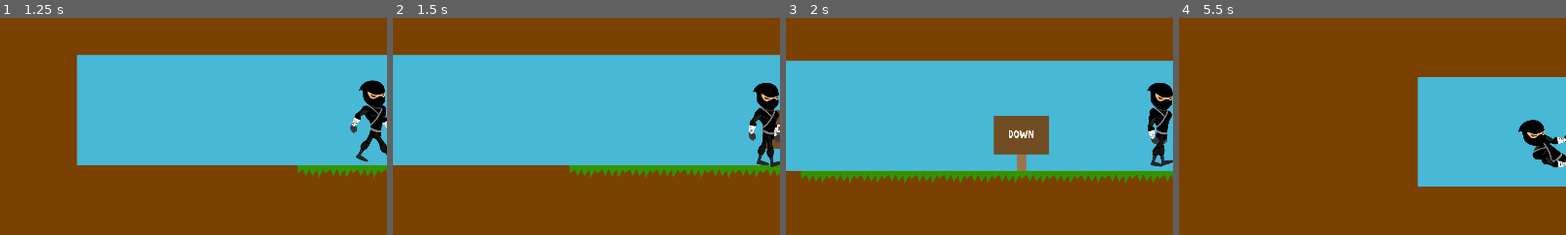
Above: before the commit, frames 1-4 (left to right).
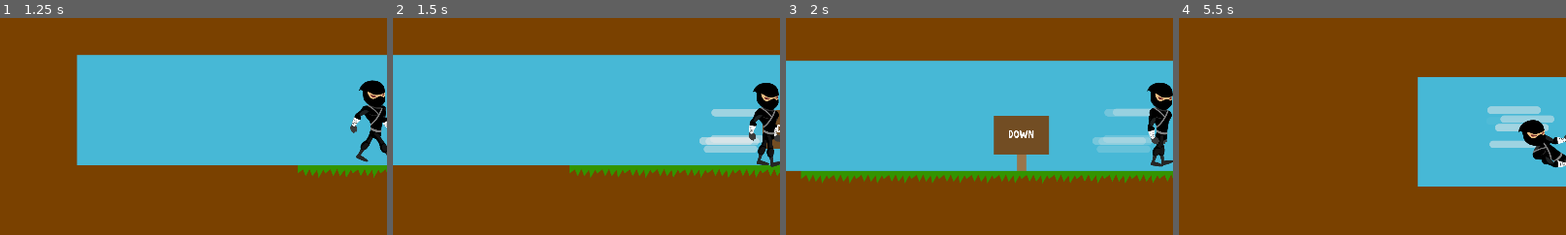
Above: after the commit, the same moments.

Repository: nathangranet/aoe_2020
Game: Godot game, scene res://scene/menu/MainMenu.tscn
Two runs of this game, one before a commit and one after it. Both use one fixed random seed, a clock stepped at 60 frames per second and the inputs below.
Inputs:
- Up to frame 1 (1.25 s): click "Play" at 0.5 s
- Up to frame 2 (1.5 s): tap E (movement_dash) at 1.35 s
- Up to frame 3 (2 s): tap Space (movement_jump) at 1.52 s
- Up to frame 4 (5.5 s): tap E (movement_dash) at 2.1, 3.05, 3.6, 4.35, 5.3 s; tap Space (movement_jump) at 2.27, 3.77, 4.52, 5.27 s; tap S (movement_slide) at 2.85, 5.1 s
The pictures show only the part of the screen within x 2-52%, y 25-75%; the shares and areas given below are measured in that part.

Frame 1 is identical in both runs. In frame 2, 1.5% of the frame differs, in the area x 79-96%, y 41-63%; in frame 3, 1.5%; in frame 4, 1.6%, in the area x 79-97%, y 40-60%.

Commit message:
add dash effect

Diff:
--- a/scene/game/bonom.gd
+++ b/scene/game/bonom.gd
@@ -87,6 +87,7 @@
 	dashing = true
 	dashed = true
 	dash_timer.start(DASH_DURATION)
+	$Particles2D.emitting = true
 
 func stealth():
 	stealth = true
@@ -109,6 +110,7 @@
 
 func _on_dash_timer_timeout():
 	dashing = false
+	$Particles2D.emitting = false
 
 func _on_stealth_timer_timeout():
 	stealth = false
--- a/scene/game/bonom.tscn
+++ b/scene/game/bonom.tscn
@@ -1,10 +1,11 @@
-[gd_scene load_steps=11 format=2]
+[gd_scene load_steps=15 format=2]
 
 [ext_resource path="res://scene/game/bonom.gd" type="Script" id=1]
 [ext_resource path="res://ressource/character/head.png" type="Texture" id=2]
 [ext_resource path="res://ressource/character/body.png" type="Texture" id=3]
 [ext_resource path="res://ressource/character/arm.png" type="Texture" id=4]
 [ext_resource path="res://ressource/character/leg.png" type="Texture" id=5]
+[ext_resource path="res://ressource/character/dahs.png" type="Texture" id=6]
 
 [sub_resource type="RectangleShape2D" id=1]
 extents = Vector2( 35.1562, 145.712 )
@@ -334,6 +335,21 @@
 "values": [ Vector2( 0, 120 ) ]
 }
 
+[sub_resource type="Gradient" id=6]
+colors = PoolColorArray( 1, 1, 1, 0.870588, 1, 1, 1, 0.0352941 )
+
+[sub_resource type="GradientTexture" id=7]
+gradient = SubResource( 6 )
+
+[sub_resource type="ParticlesMaterial" id=8]
+emission_shape = 2
+emission_box_extents = Vector3( 40, 110, 1 )
+flag_disable_z = true
+gravity = Vector3( 0, 0, 0 )
+orbit_velocity = 0.0
+orbit_velocity_random = 0.0
+color_ramp = SubResource( 7 )
+
 [node name="bonom" type="KinematicBody2D"]
 script = ExtResource( 1 )
 
@@ -356,7 +372,7 @@
 offset = Vector2( -6, -50 )
 
 [node name="Arm1" type="Sprite" parent="Node2D"]
-position = Vector2( 6, -30 )
+position = Vector2( -8.00201, -44.5385 )
 texture = ExtResource( 4 )
 offset = Vector2( 30, 60 )
 
@@ -385,3 +401,13 @@
 anims/runing = SubResource( 4 )
 anims/slide = SubResource( 5 )
 blend_times = [ "slide", "runing", 0.2, "slide", "slide", 0.5 ]
+
+[node name="Particles2D" type="Particles2D" parent="."]
+position = Vector2( -115.743, 2.39429 )
+z_index = -1
+emitting = false
+amount = 20
+one_shot = true
+preprocess = 0.1
+process_material = SubResource( 8 )
+texture = ExtResource( 6 )
Binary file added: ressource/character/dahs.png
Not shown, added: ressource/character/dahs.png.import
